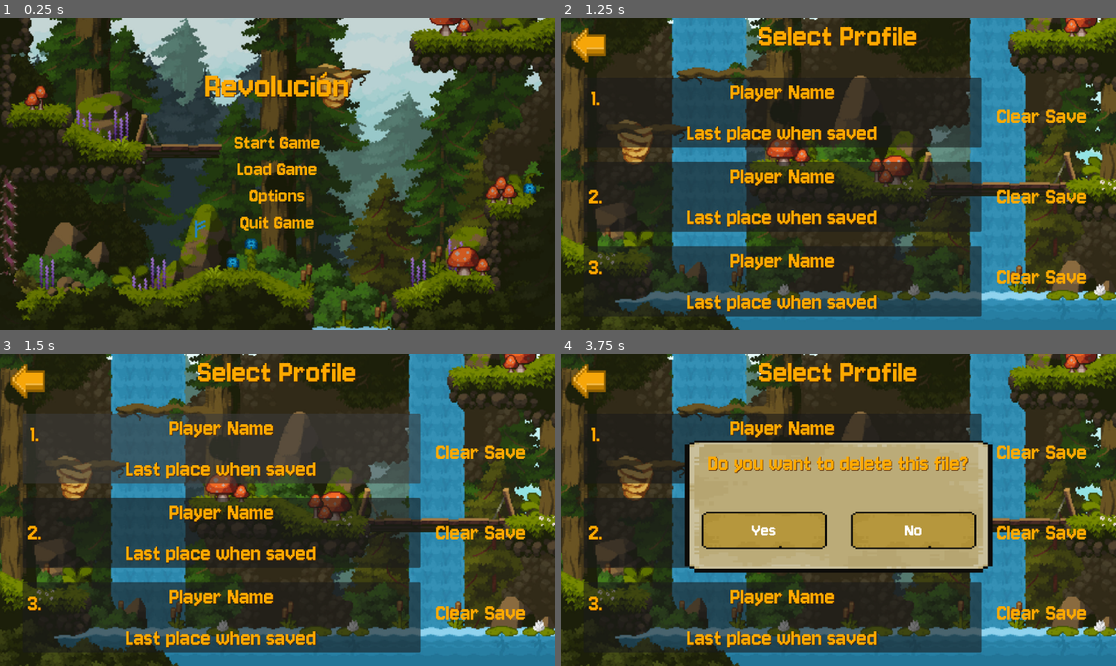
Above: before the commit, frames 1-4 (two rows, left to right).
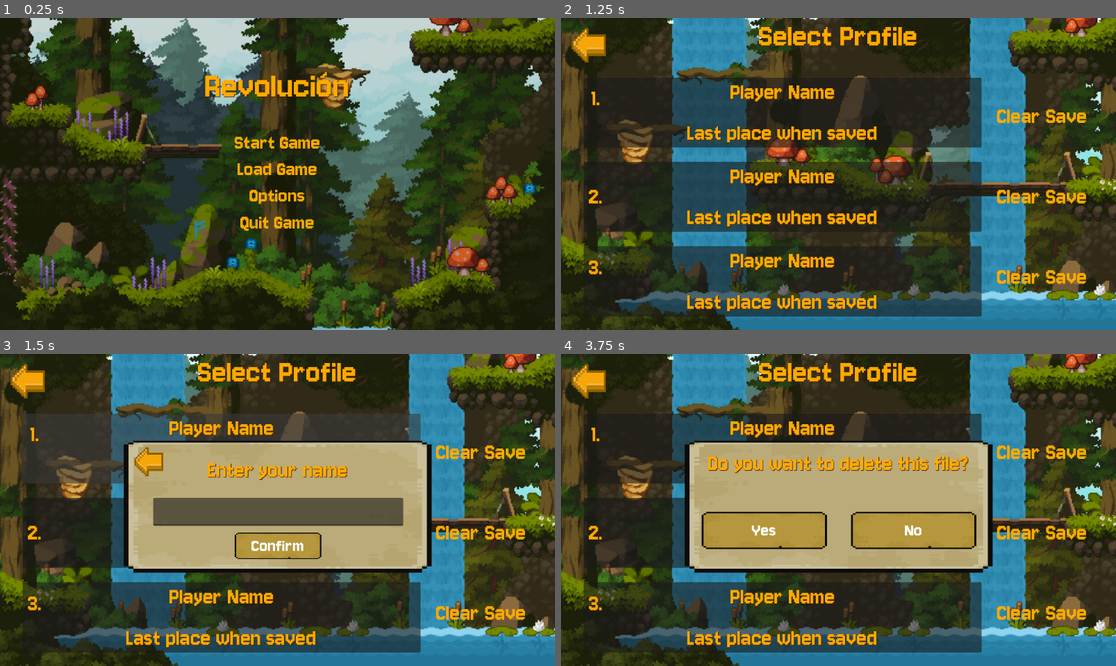
Above: after the commit, the same moments.

Repository: suzannedungo/Revolucion
Game: Godot game, scene res://Scenes/main-menu.tscn
Same seed, same stepped clock (60 frames per second), same inputs: the game is played once before the commit and once after it.
Inputs:
- Up to frame 1 (0.25 s): no input
- Up to frame 2 (1.25 s): click "Load Game" at 0.5 s
- Up to frame 3 (1.5 s): click "Player Name" at 1.25 s
- Up to frame 4 (3.75 s): click "Player Name" at 2 s; click "Player Name" at 2.75 s; click "Clear Save" at 3.5 s

Frames 1-2 are identical in both runs. In frame 3, 23% of the frame differs, in the area x 22-78%, y 27-71%; in frame 4, nothing differs.

Commit message:
Main_menu_FINAL

Diff:
--- a/revolucion-main-menu/Scenes/select-profile.tscn
+++ b/revolucion-main-menu/Scenes/select-profile.tscn
@@ -358,9 +358,9 @@
 theme_override_styles/normal = SubResource("StyleBoxEmpty_doqql")
 text = "Clear Save"
 
-[node name="confirmation_window" type="Panel" parent="."]
-visible = false
-layout_mode = 1
+[node name="Name_window" type="Node" parent="."]
+
+[node name="Name_window1" type="Panel" parent="Name_window"]
 anchors_preset = 8
 anchor_left = 0.5
 anchor_top = 0.5
@@ -374,7 +374,250 @@
 grow_vertical = 2
 theme_override_styles/panel = SubResource("StyleBoxTexture_tptui")
 
-[node name="VBoxContainer" type="VBoxContainer" parent="confirmation_window"]
+[node name="name_back" type="Button" parent="Name_window/Name_window1"]
+offset_left = 22.0
+offset_top = 12.0
+offset_right = 82.0
+offset_bottom = 76.0
+theme_override_styles/focus = SubResource("StyleBoxEmpty_4bqgh")
+theme_override_styles/hover = SubResource("StyleBoxEmpty_tsm8j")
+theme_override_styles/pressed = SubResource("StyleBoxEmpty_wi0an")
+theme_override_styles/normal = SubResource("StyleBoxEmpty_6yjfe")
+icon = ExtResource("3_oj1ou")
+expand_icon = true
+
+[node name="confirmation_lbl" type="Label" parent="Name_window/Name_window1"]
+layout_mode = 2
+offset_left = 174.0
+offset_top = 25.5
+offset_right = 465.0
+offset_bottom = 96.5
+grow_horizontal = 2
+size_flags_horizontal = 4
+size_flags_vertical = 3
+theme_override_colors/font_color = Color(1, 0.666667, 0, 1)
+theme_override_colors/font_shadow_color = Color(0.290196, 0.113725, 0, 1)
+theme_override_fonts/font = ExtResource("2_s1j1i")
+theme_override_font_sizes/font_size = 50
+text = "Enter your name"
+horizontal_alignment = 1
+vertical_alignment = 1
+
+[node name="name1" type="LineEdit" parent="Name_window/Name_window1"]
+layout_mode = 2
+offset_left = 60.5
+offset_top = 119.0
+offset_right = 579.5
+offset_bottom = 176.0
+grow_horizontal = 2
+grow_vertical = 2
+size_flags_vertical = 3
+theme_override_fonts/font = ExtResource("2_s1j1i")
+theme_override_font_sizes/font_size = 45
+alignment = 1
+
+[node name="Confirm_btn" type="Button" parent="Name_window/Name_window1"]
+layout_mode = 1
+anchors_preset = 7
+anchor_left = 0.5
+anchor_top = 1.0
+anchor_right = 0.5
+anchor_bottom = 1.0
+offset_left = -90.0
+offset_top = -83.0
+offset_right = 90.0
+offset_bottom = -28.0
+grow_horizontal = 2
+grow_vertical = 0
+size_flags_vertical = 3
+size_flags_stretch_ratio = 0.95
+theme_override_colors/font_color = Color(1, 1, 1, 1)
+theme_override_fonts/font = ExtResource("2_s1j1i")
+theme_override_font_sizes/font_size = 40
+theme_override_styles/focus = SubResource("StyleBoxEmpty_rd4kq")
+theme_override_styles/hover = SubResource("StyleBoxTexture_rd4kq")
+theme_override_styles/pressed = SubResource("StyleBoxTexture_h8x04")
+theme_override_styles/normal = SubResource("StyleBoxTexture_odxfp")
+text = "Confirm"
+
+[node name="Name_window2" type="Panel" parent="Name_window"]
+anchors_preset = 8
+anchor_left = 0.5
+anchor_top = 0.5
+anchor_right = 0.5
+anchor_bottom = 0.5
+offset_left = -319.5
+offset_top = -144.0
+offset_right = 319.5
+offset_bottom = 130.0
+grow_horizontal = 2
+grow_vertical = 2
+theme_override_styles/panel = SubResource("StyleBoxTexture_tptui")
+
+[node name="name_back" type="Button" parent="Name_window/Name_window2"]
+offset_left = 22.0
+offset_top = 12.0
+offset_right = 82.0
+offset_bottom = 76.0
+theme_override_styles/focus = SubResource("StyleBoxEmpty_4bqgh")
+theme_override_styles/hover = SubResource("StyleBoxEmpty_tsm8j")
+theme_override_styles/pressed = SubResource("StyleBoxEmpty_wi0an")
+theme_override_styles/normal = SubResource("StyleBoxEmpty_6yjfe")
+icon = ExtResource("3_oj1ou")
+expand_icon = true
+
+[node name="confirmation_lbl" type="Label" parent="Name_window/Name_window2"]
+layout_mode = 2
+offset_left = 174.0
+offset_top = 25.5
+offset_right = 465.0
+offset_bottom = 96.5
+grow_horizontal = 2
+size_flags_horizontal = 4
+size_flags_vertical = 3
+theme_override_colors/font_color = Color(1, 0.666667, 0, 1)
+theme_override_colors/font_shadow_color = Color(0.290196, 0.113725, 0, 1)
+theme_override_fonts/font = ExtResource("2_s1j1i")
+theme_override_font_sizes/font_size = 50
+text = "Enter your name"
+horizontal_alignment = 1
+vertical_alignment = 1
+
+[node name="name2" type="LineEdit" parent="Name_window/Name_window2"]
+layout_mode = 2
+offset_left = 60.5
+offset_top = 119.0
+offset_right = 579.5
+offset_bottom = 176.0
+grow_horizontal = 2
+grow_vertical = 2
+size_flags_vertical = 3
+theme_override_fonts/font = ExtResource("2_s1j1i")
+theme_override_font_sizes/font_size = 45
+alignment = 1
+
+[node name="Confirm_btn" type="Button" parent="Name_window/Name_window2"]
+layout_mode = 1
+anchors_preset = 7
+anchor_left = 0.5
+anchor_top = 1.0
+anchor_right = 0.5
+anchor_bottom = 1.0
+offset_left = -90.0
+offset_top = -83.0
+offset_right = 90.0
+offset_bottom = -28.0
+grow_horizontal = 2
+grow_vertical = 0
+size_flags_vertical = 3
+size_flags_stretch_ratio = 0.95
+theme_override_colors/font_color = Color(1, 1, 1, 1)
+theme_override_fonts/font = ExtResource("2_s1j1i")
+theme_override_font_sizes/font_size = 40
+theme_override_styles/focus = SubResource("StyleBoxEmpty_rd4kq")
+theme_override_styles/hover = SubResource("StyleBoxTexture_rd4kq")
+theme_override_styles/pressed = SubResource("StyleBoxTexture_h8x04")
+theme_override_styles/normal = SubResource("StyleBoxTexture_odxfp")
+text = "Confirm"
+
+[node name="Name_window3" type="Panel" parent="Name_window"]
+anchors_preset = 8
+anchor_left = 0.5
+anchor_top = 0.5
+anchor_right = 0.5
+anchor_bottom = 0.5
+offset_left = -319.5
+offset_top = -144.0
+offset_right = 319.5
+offset_bottom = 130.0
+grow_horizontal = 2
+grow_vertical = 2
+theme_override_styles/panel = SubResource("StyleBoxTexture_tptui")
+
+[node name="name_back" type="Button" parent="Name_window/Name_window3"]
+offset_left = 22.0
+offset_top = 12.0
+offset_right = 82.0
+offset_bottom = 76.0
+theme_override_styles/focus = SubResource("StyleBoxEmpty_4bqgh")
+theme_override_styles/hover = SubResource("StyleBoxEmpty_tsm8j")
+theme_override_styles/pressed = SubResource("StyleBoxEmpty_wi0an")
+theme_override_styles/normal = SubResource("StyleBoxEmpty_6yjfe")
+icon = ExtResource("3_oj1ou")
+expand_icon = true
+
+[node name="confirmation_lbl" type="Label" parent="Name_window/Name_window3"]
+layout_mode = 2
+offset_left = 174.0
+offset_top = 25.5
+offset_right = 465.0
+offset_bottom = 96.5
+grow_horizontal = 2
+size_flags_horizontal = 4
+size_flags_vertical = 3
+theme_override_colors/font_color = Color(1, 0.666667, 0, 1)
+theme_override_colors/font_shadow_color = Color(0.290196, 0.113725, 0, 1)
+theme_override_fonts/font = ExtResource("2_s1j1i")
+theme_override_font_sizes/font_size = 50
+text = "Enter your name"
+horizontal_alignment = 1
+vertical_alignment = 1
+
+[node name="name3" type="LineEdit" parent="Name_window/Name_window3"]
+layout_mode = 2
+offset_left = 60.5
+offset_top = 119.0
+offset_right = 579.5
+offset_bottom = 176.0
+grow_horizontal = 2
+grow_vertical = 2
+size_flags_vertical = 3
+theme_override_fonts/font = ExtResource("2_s1j1i")
+theme_override_font_sizes/font_size = 45
+alignment = 1
+
+[node name="Confirm_btn" type="Button" parent="Name_window/Name_window3"]
+layout_mode = 1
+anchors_preset = 7
+anchor_left = 0.5
+anchor_top = 1.0
+anchor_right = 0.5
+anchor_bottom = 1.0
+offset_left = -90.0
+offset_top = -83.0
+offset_right = 90.0
+offset_bottom = -28.0
+grow_horizontal = 2
+grow_vertical = 0
+size_flags_vertical = 3
+size_flags_stretch_ratio = 0.95
+theme_override_colors/font_color = Color(1, 1, 1, 1)
+theme_override_fonts/font = ExtResource("2_s1j1i")
+theme_override_font_sizes/font_size = 40
+theme_override_styles/focus = SubResource("StyleBoxEmpty_rd4kq")
+theme_override_styles/hover = SubResource("StyleBoxTexture_rd4kq")
+theme_override_styles/pressed = SubResource("StyleBoxTexture_h8x04")
+theme_override_styles/normal = SubResource("StyleBoxTexture_odxfp")
+text = "Confirm"
+
+[node name="Confirmation_window" type="Node" parent="."]
+
+[node name="confirmation1_window" type="Panel" parent="Confirmation_window"]
+visible = false
+anchors_preset = 8
+anchor_left = 0.5
+anchor_top = 0.5
+anchor_right = 0.5
+anchor_bottom = 0.5
+offset_left = -319.5
+offset_top = -144.0
+offset_right = 319.5
+offset_bottom = 130.0
+grow_horizontal = 2
+grow_vertical = 2
+theme_override_styles/panel = SubResource("StyleBoxTexture_tptui")
+
+[node name="VBoxContainer" type="VBoxContainer" parent="Confirmation_window/confirmation1_window"]
 layout_mode = 1
 anchors_preset = 5
 anchor_left = 0.5
@@ -386,7 +629,7 @@
 grow_horizontal = 2
 theme_override_constants/separation = 70
 
-[node name="confirmation_lbl" type="Label" parent="confirmation_window/VBoxContainer"]
+[node name="confirmation_lbl" type="Label" parent="Confirmation_window/confirmation1_window/VBoxContainer"]
 layout_mode = 2
 size_flags_vertical = 3
 theme_override_colors/font_color = Color(1, 0.666667, 0, 1)
@@ -397,13 +640,13 @@
 horizontal_alignment = 1
 vertical_alignment = 1
 
-[node name="HBoxContainer" type="HBoxContainer" parent="confirmation_window/VBoxContainer"]
+[node name="HBoxContainer" type="HBoxContainer" parent="Confirmation_window/confirmation1_window/VBoxContainer"]
 layout_mode = 2
 size_flags_vertical = 3
 size_flags_stretch_ratio = 1.25
 theme_override_constants/separation = 50
 
-[node name="yesbtn" type="Button" parent="confirmation_window/VBoxContainer/HBoxContainer"]
+[node name="yesbtn" type="Button" parent="Confirmation_window/confirmation1_window/VBoxContainer/HBoxContainer"]
 layout_mode = 2
 size_flags_horizontal = 3
 theme_override_colors/font_color = Color(1, 1, 1, 1)
@@ -415,7 +658,143 @@
 theme_override_styles/normal = SubResource("StyleBoxTexture_odxfp")
 text = "Yes"
 
-[node name="nobtn" type="Button" parent="confirmation_window/VBoxContainer/HBoxContainer"]
+[node name="nobtn" type="Button" parent="Confirmation_window/confirmation1_window/VBoxContainer/HBoxContainer"]
+layout_mode = 2
+size_flags_horizontal = 3
+theme_override_colors/font_color = Color(1, 1, 1, 1)
+theme_override_fonts/font = ExtResource("2_s1j1i")
+theme_override_font_sizes/font_size = 40
+theme_override_styles/focus = SubResource("StyleBoxEmpty_rd4kq")
+theme_override_styles/hover = SubResource("StyleBoxTexture_gg4su")
+theme_override_styles/pressed = SubResource("StyleBoxTexture_3nj4l")
+theme_override_styles/normal = SubResource("StyleBoxTexture_odxfp")
+text = "No"
+
+[node name="confirmation2_window" type="Panel" parent="Confirmation_window"]
+visible = false
+anchors_preset = 8
+anchor_left = 0.5
+anchor_top = 0.5
+anchor_right = 0.5
+anchor_bottom = 0.5
+offset_left = -319.5
+offset_top = -144.0
+offset_right = 319.5
+offset_bottom = 130.0
+grow_horizontal = 2
+grow_vertical = 2
+theme_override_styles/panel = SubResource("StyleBoxTexture_tptui")
+
+[node name="VBoxContainer" type="VBoxContainer" parent="Confirmation_window/confirmation2_window"]
+layout_mode = 1
+anchors_preset = 5
+anchor_left = 0.5
+anchor_right = 0.5
+offset_left = -284.5
+offset_top = 17.0
+offset_right = 285.5
+offset_bottom = 225.0
+grow_horizontal = 2
+theme_override_constants/separation = 70
+
+[node name="confirmation_lbl" type="Label" parent="Confirmation_window/confirmation2_window/VBoxContainer"]
+layout_mode = 2
+size_flags_vertical = 3
+theme_override_colors/font_color = Color(1, 0.666667, 0, 1)
+theme_override_colors/font_shadow_color = Color(0.290196, 0.113725, 0, 1)
+theme_override_fonts/font = ExtResource("2_s1j1i")
+theme_override_font_sizes/font_size = 50
+text = "Do you want to delete this file?"
+horizontal_alignment = 1
+vertical_alignment = 1
+
+[node name="HBoxContainer" type="HBoxContainer" parent="Confirmation_window/confirmation2_window/VBoxContainer"]
+layout_mode = 2
+size_flags_vertical = 3
+size_flags_stretch_ratio = 1.25
+theme_override_constants/separation = 50
+
+[node name="yesbtn" type="Button" parent="Confirmation_window/confirmation2_window/VBoxContainer/HBoxContainer"]
+layout_mode = 2
+size_flags_horizontal = 3
+theme_override_colors/font_color = Color(1, 1, 1, 1)
+theme_override_fonts/font = ExtResource("2_s1j1i")
+theme_override_font_sizes/font_size = 40
+theme_override_styles/focus = SubResource("StyleBoxEmpty_rd4kq")
+theme_override_styles/hover = SubResource("StyleBoxTexture_rd4kq")
+theme_override_styles/pressed = SubResource("StyleBoxTexture_h8x04")
+theme_override_styles/normal = SubResource("StyleBoxTexture_odxfp")
+text = "Yes"
+
+[node name="nobtn" type="Button" parent="Confirmation_window/confirmation2_window/VBoxContainer/HBoxContainer"]
+layout_mode = 2
+size_flags_horizontal = 3
+theme_override_colors/font_color = Color(1, 1, 1, 1)
+theme_override_fonts/font = ExtResource("2_s1j1i")
+theme_override_font_sizes/font_size = 40
+theme_override_styles/focus = SubResource("StyleBoxEmpty_rd4kq")
+theme_override_styles/hover = SubResource("StyleBoxTexture_gg4su")
+theme_override_styles/pressed = SubResource("StyleBoxTexture_3nj4l")
+theme_override_styles/normal = SubResource("StyleBoxTexture_odxfp")
+text = "No"
+
+[node name="confirmation3_window" type="Panel" parent="Confirmation_window"]
+visible = false
+anchors_preset = 8
+anchor_left = 0.5
+anchor_top = 0.5
+anchor_right = 0.5
+anchor_bottom = 0.5
+offset_left = -319.5
+offset_top = -144.0
+offset_right = 319.5
+offset_bottom = 130.0
+grow_horizontal = 2
+grow_vertical = 2
+theme_override_styles/panel = SubResource("StyleBoxTexture_tptui")
+
+[node name="VBoxContainer" type="VBoxContainer" parent="Confirmation_window/confirmation3_window"]
+layout_mode = 1
+anchors_preset = 5
+anchor_left = 0.5
+anchor_right = 0.5
+offset_left = -284.5
+offset_top = 17.0
+offset_right = 285.5
+offset_bottom = 225.0
+grow_horizontal = 2
+theme_override_constants/separation = 70
+
+[node name="confirmation_lbl" type="Label" parent="Confirmation_window/confirmation3_window/VBoxContainer"]
+layout_mode = 2
+size_flags_vertical = 3
+theme_override_colors/font_color = Color(1, 0.666667, 0, 1)
+theme_override_colors/font_shadow_color = Color(0.290196, 0.113725, 0, 1)
+theme_override_fonts/font = ExtResource("2_s1j1i")
+theme_override_font_sizes/font_size = 50
+text = "Do you want to delete this file?"
+horizontal_alignment = 1
+vertical_alignment = 1
+
+[node name="HBoxContainer" type="HBoxContainer" parent="Confirmation_window/confirmation3_window/VBoxContainer"]
+layout_mode = 2
+size_flags_vertical = 3
+size_flags_stretch_ratio = 1.25
+theme_override_constants/separation = 50
+
+[node name="yesbtn" type="Button" parent="Confirmation_window/confirmation3_window/VBoxContainer/HBoxContainer"]
+layout_mode = 2
+size_flags_horizontal = 3
+theme_override_colors/font_color = Color(1, 1, 1, 1)
+theme_override_fonts/font = ExtResource("2_s1j1i")
+theme_override_font_sizes/font_size = 40
+theme_override_styles/focus = SubResource("StyleBoxEmpty_rd4kq")
+theme_override_styles/hover = SubResource("StyleBoxTexture_rd4kq")
+theme_override_styles/pressed = SubResource("StyleBoxTexture_h8x04")
+theme_override_styles/normal = SubResource("StyleBoxTexture_odxfp")
+text = "Yes"
+
+[node name="nobtn" type="Button" parent="Confirmation_window/confirmation3_window/VBoxContainer/HBoxContainer"]
 layout_mode = 2
 size_flags_horizontal = 3
 theme_override_colors/font_color = Color(1, 1, 1, 1)
@@ -434,5 +813,15 @@
 [connection signal="pressed" from="HBoxContainer/clear_btn/clear1" to="." method="_on_clear_1_pressed"]
 [connection signal="pressed" from="HBoxContainer/clear_btn/clear2" to="." method="_on_clear_2_pressed"]
 [connection signal="pressed" from="HBoxContainer/clear_btn/clear3" to="." method="_on_clear_3_pressed"]
-[connection signal="pressed" from="confirmation_window/VBoxContainer/HBoxContainer/yesbtn" to="." method="_yesbtn_pressed"]
-[connection signal="pressed" from="confirmation_window/VBoxContainer/HBoxContainer/nobtn" to="." method="_nobtn_pressed"]
+[connection signal="pressed" from="Name_window/Name_window1/name_back" to="." method="_on_name1_back_pressed"]
+[connection signal="pressed" from="Name_window/Name_window1/Confirm_btn" to="." method="_on_confirm1_btn_pressed"]
+[connection signal="pressed" from="Name_window/Name_window2/name_back" to="." method="_on_name2_back_pressed"]
+[connection signal="pressed" from="Name_window/Name_window2/Confirm_btn" to="." method="_on_confirm2_btn_pressed"]
+[connection signal="pressed" from="Name_window/Name_window3/name_back" to="." method="_on_name3_back_pressed"]
+[connection signal="pressed" from="Name_window/Name_window3/Confirm_btn" to="." method="_on_confirm3_btn_pressed"]
+[connection signal="pressed" from="Confirmation_window/confirmation1_window/VBoxContainer/HBoxContainer/yesbtn" to="." method="_on_yesbtn1_pressed"]
+[connection signal="pressed" from="Confirmation_window/confirmation1_window/VBoxContainer/HBoxContainer/nobtn" to="." method="_nobtn_pressed"]
+[connection signal="pressed" from="Confirmation_window/confirmation2_window/VBoxContainer/HBoxContainer/yesbtn" to="." method="_on_yesbtn2_pressed"]
+[connection signal="pressed" from="Confirmation_window/confirmation2_window/VBoxContainer/HBoxContainer/nobtn" to="." method="_nobtn_pressed"]
+[connection signal="pressed" from="Confirmation_window/confirmation3_window/VBoxContainer/HBoxContainer/yesbtn" to="." method="_on_yesbtn3_pressed"]
+[connection signal="pressed" from="Confirmation_window/confirmation3_window/VBoxContainer/HBoxContainer/nobtn" to="." method="_nobtn_pressed"]
--- a/revolucion-main-menu/scripts/select_profile.gd
+++ b/revolucion-main-menu/scripts/select_profile.gd
@@ -1,46 +1,97 @@
 extends Control
-@onready var confirmation_window: Panel = $confirmation_window
+@onready var confirmation_1_window: Panel = $Confirmation_window/confirmation1_window
+@onready var confirmation_2_window: Panel = $Confirmation_window/confirmation2_window
+@onready var confirmation_3_window: Panel = $Confirmation_window/confirmation3_window
 
 
-# Called when the node enters the scene tree for the first time.
+
+@onready var name_window_1: Panel = $Name_window/Name_window1
+@onready var name_window_2: Panel = $Name_window/Name_window2
+@onready var name_window_3: Panel = $Name_window/Name_window3
+
+
+
 func _ready() -> void:
-	confirmation_window.visible = false
+	confirmation_1_window.visible = false
+	confirmation_2_window.visible = false
+	confirmation_3_window.visible = false
+
+	name_window_1.visible = false
+	name_window_2.visible = false
+	name_window_3.visible = false
 
 
 #============================Saved files============================
 func _on_save_1_pressed() -> void:
-	pass # Replace with function body.
-
+	name_window_1.visible = true
+	MusicManager.play_entersfx()
 
 func _on_save_2_pressed() -> void:
-	pass # Replace with function body.
-
+	name_window_2.visible = true
+	MusicManager.play_entersfx()
 
 func _on_save_3_pressed() -> void:
-	pass # Replace with function body.
+	name_window_3.visible = true
+	MusicManager.play_entersfx()
+
 
 #============================Clear save============================
 func _on_clear_1_pressed() -> void:
-	confirmation_window.visible = true
+	confirmation_1_window.visible = true
 	MusicManager.play_clearsfx()
 
 func _on_clear_2_pressed() -> void:
-	confirmation_window.visible = true
+	confirmation_2_window.visible = true
 	MusicManager.play_clearsfx()
 
 func _on_clear_3_pressed() -> void:
-	confirmation_window.visible = true
+	confirmation_3_window.visible = true
 	MusicManager.play_clearsfx()
+
 
 #============================Back button============================
 func _on_backbtn_pressed() -> void:
 	get_tree().change_scene_to_file("res://Scenes/main-menu.tscn")
 	MusicManager.play_backsfx()
 
+
+func _on_name1_back_pressed() -> void:
+	name_window_1.visible = false
+	MusicManager.play_backsfx()
+
+func _on_name2_back_pressed() -> void:
+	name_window_2.visible = false
+	MusicManager.play_backsfx()
+
+func _on_name3_back_pressed() -> void:
+	name_window_3.visible = false
+	MusicManager.play_backsfx()
+
+
 #============================Clear window============================
 func _nobtn_pressed() -> void:
-	confirmation_window.visible = false
+	confirmation_1_window.visible = false
+	confirmation_2_window.visible = false
+	confirmation_3_window.visible = false
 	MusicManager.play_backsfx()
 
-func _yesbtn_pressed() -> void:
-	pass # Replace with function body.
+
+func _on_yesbtn1_pressed() -> void:
+	MusicManager.play_entersfx()
+
+func _on_yesbtn2_pressed() -> void:
+	MusicManager.play_entersfx()
+
+func _on_yesbtn3_pressed() -> void:
+	MusicManager.play_entersfx()
+
+
+#============================Name window============================
+func _on_confirm1_btn_pressed() -> void:
+	MusicManager.play_entersfx()
+
+func _on_confirm2_btn_pressed() -> void:
+	MusicManager.play_entersfx()
+
+func _on_confirm3_btn_pressed() -> void:
+	MusicManager.play_entersfx()
Not shown, added: revolucion-main-menu/Scenes/select-profile.tscn5112028557.tmp
